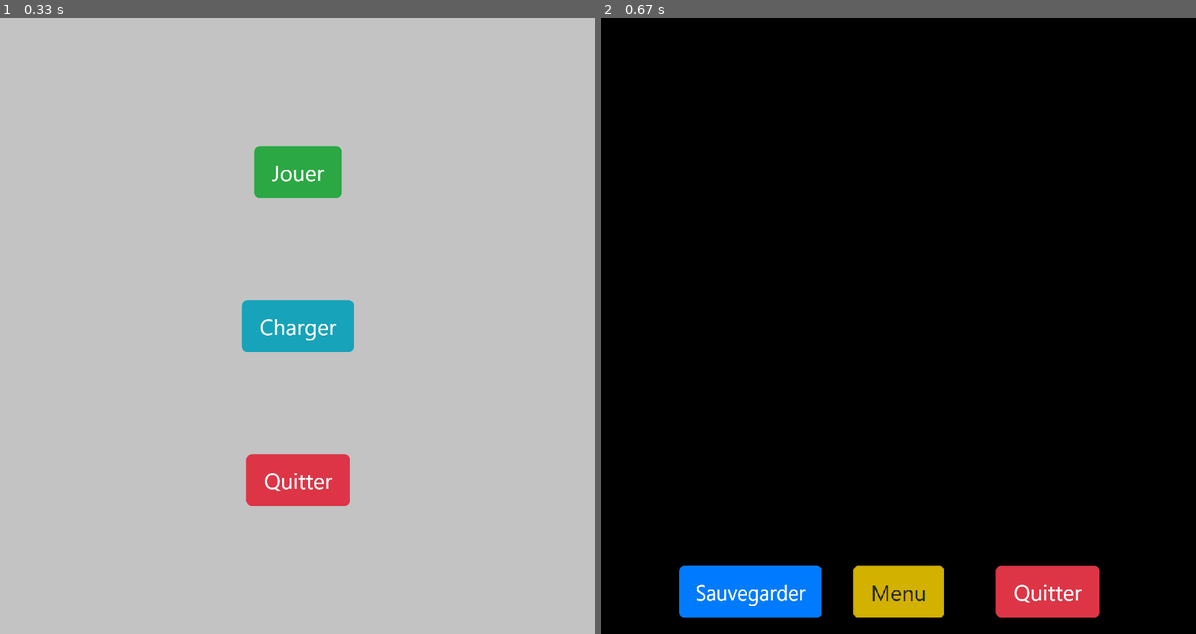
Above: before the commit, frames 1-2 (left to right).
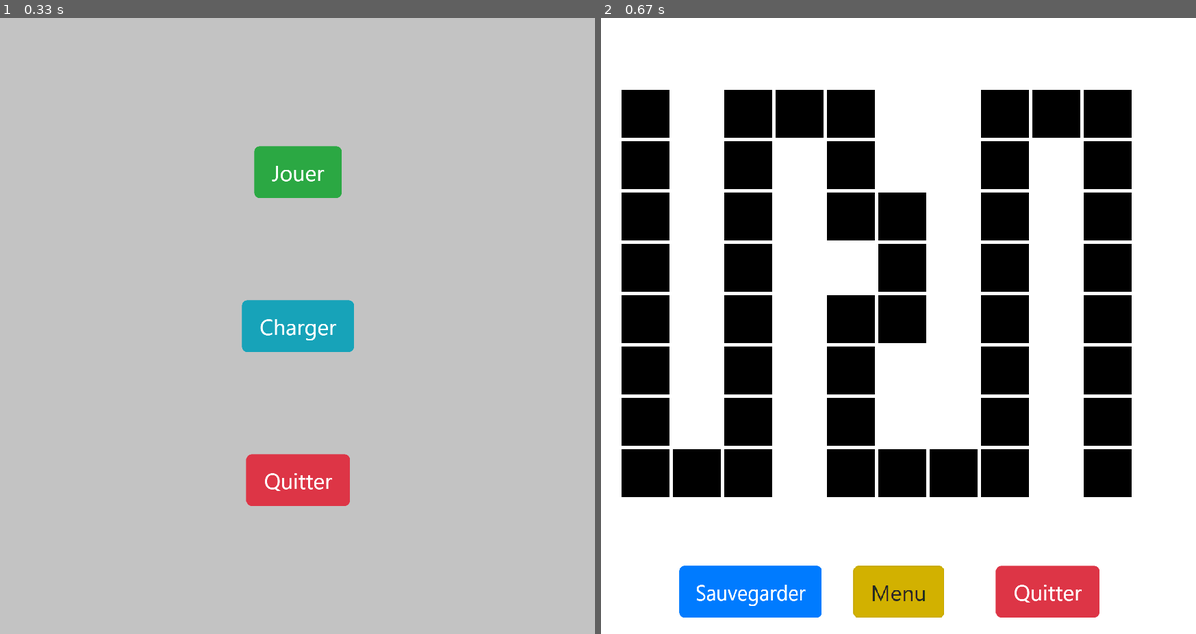
Above: after the commit, the same moments.

Repository: tw0hour/pythonApp
Game: pygame game, started from main.py
Two runs of this game, one before a commit and one after it. Both use one fixed random seed, a clock stepped at 60 frames per second and the inputs below.
Inputs (mouse positions are in pixels of both pictures, inside the frame that each line leads up to):
- Up to frame 1 (0.33 s): no input
- Up to frame 2 (0.67 s): click (898, 172) at 0.38 s

Frame 1 is identical in both runs. In frame 2, 66% of the frame differs, in the area x 0-100%, y 0-100%.

Commit message:
resolve conflict

Diff:
--- a/Game.py
+++ b/Game.py
@@ -26,20 +26,22 @@
     def printBoard(self,screen,tab):
         cases = []
         spaceRect = pygame.Rect(0, 0, 100, 100)
+        num = 0
 
         x = 30
         y = 30
         for i in range(len(tab)):
             x = 30
-            y += 55
+            y += 75
             for j in range(len(tab[i])):
                 # spaceRect.topleft = (5 + (x * 8), 5 + (y * 8))
                 if tab[i][j] == 1:
-                    pygame.draw.rect(screen, (0, 0, 0), (x, y, 50, 50))
+                    pygame.draw.rect(screen, (0, 0, 0), (x, y, 70, 70))
+
                     # cases.append(Case(x,y,0))
                 # else:
                 #     cases.append(Case())
-                x += 55
+                x += 75
 
 
     def run(self,screen,tab):
--- a/main.py
+++ b/main.py
@@ -62,13 +62,14 @@
 running = True
 
 tab = [
-        [0, 0, 0, 1, 0, 1, 0, 0, 0, 0],
-        [0, 0, 0, 0, 0, 0, 1, 0, 0, 0],
-        [0, 0, 0, 0, 0, 0, 0, 1, 0, 0],
-        [0, 0, 0, 0, 0, 0, 0, 0, 0, 0],
-        [0, 0, 0, 0, 0, 1, 0, 0, 0, 0],
-        [0, 0, 0, 1, 1, 0, 0, 0, 0, 0],
-        [0, 0, 0, 0, 0, 0, 1, 0, 0, 0]
+        [1, 0, 1, 1, 1, 0, 0, 1, 1, 1],
+        [1, 0, 1, 0, 1, 0, 0, 1, 0, 1],
+        [1, 0, 1, 0, 1, 1, 0, 1, 0, 1],
+        [1, 0, 1, 0, 0, 1, 0, 1, 0, 1],
+        [1, 0, 1, 0, 1, 1, 0, 1, 0, 1],
+        [1, 0, 1, 0, 1, 0, 0, 1, 0, 1],
+        [1, 0, 1, 0, 1, 0, 0, 1, 0, 1],
+        [1, 1, 1, 0, 1, 1, 1, 1, 0, 1],
     ]
 
 
@@ -76,8 +77,7 @@
 
     if game.is_playing:
         # game started
-        pygame.draw.rect(screen, (
-            0, 0, 0), (0, 0, screen.get_width(), screen.get_height()))
+        pygame.draw.rect(screen, (255, 255, 255), (0, 0, screen.get_width(), screen.get_height()))
         game.run(screen,tab)
         # game.update(screen, boardGame)
         screen.blit(quit_button, quit_button_rect)
